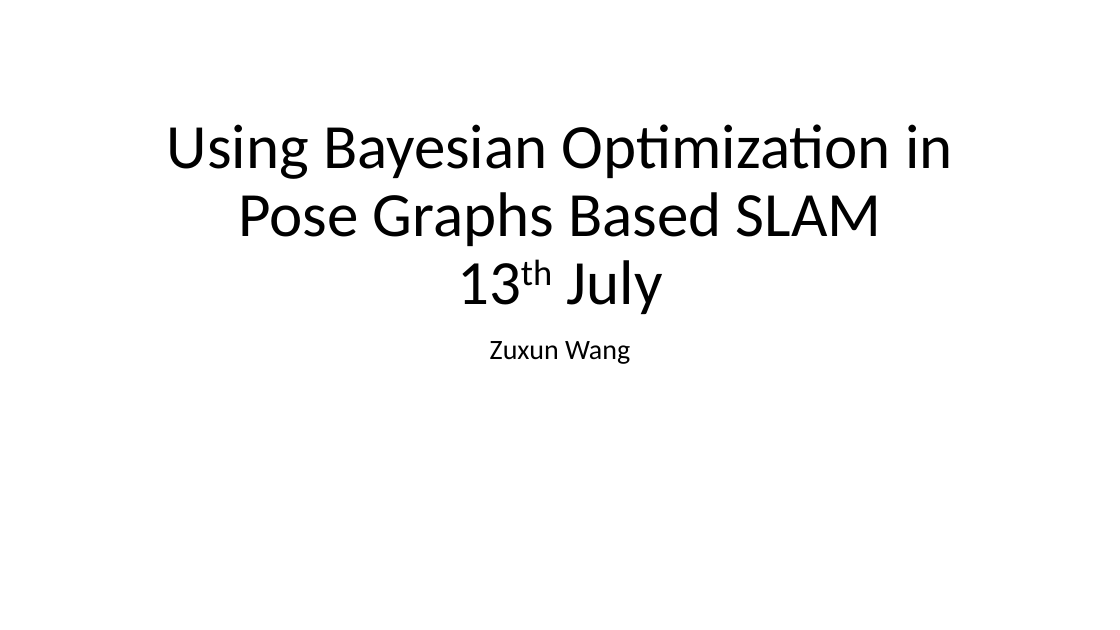
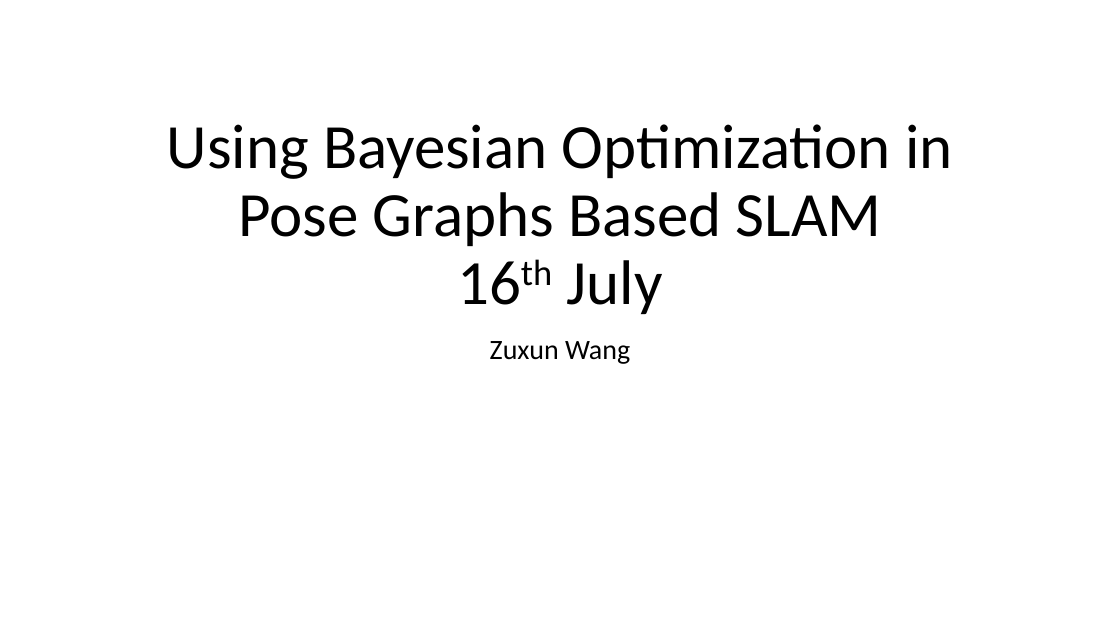
Before and after one commit to zx-wang916/Msc_project, a slide deck: slide 1 of BayesOpt Pose Graph-Week10.pptx. Drawn at 1120x630 pixels with LibreOffice and Linux fonts; fonts in the diff are those of the drawing. Boxes give left, top, right and bottom in pixels: in the first picture for what was removed or moved away, otherwise in the second. Text is boxed around its words. In the diff, an @@ line names an element or a change of style, - is before the commit and + after.

```diff
--- a/BayesOpt Pose Graph-Week10.pptx
+++ b/BayesOpt Pose Graph-Week10.pptx
@@ title at (167,124,953,314): text changed @@
-Using Bayesian Optimization in Pose Graphs Based SLAM
-13th July
+Using Bayesian Optimization in Pose Graphs Based SLAM
+16th July
```
Also in this commit, not shown: 2 other slides changed, 3 other files.
